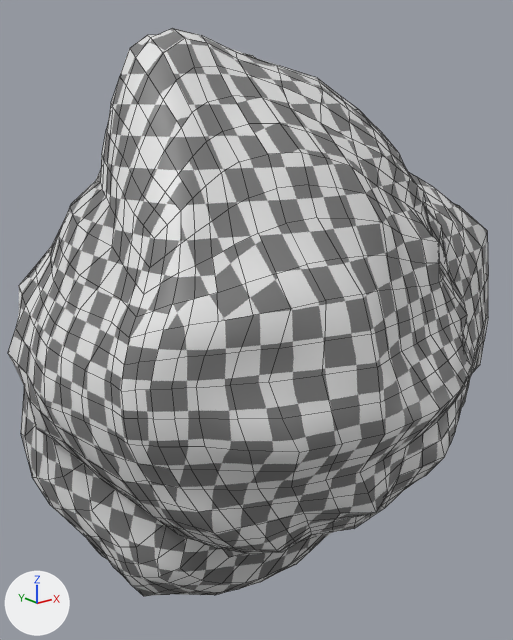
One commit to the Blender file data/models/asteroid/asteroid_0.blend: the scene before it, then after it.
The view is the same before and after, from a 50 mm camera at (-4.64, -5.31, 2.13) aimed at (-0.06, 0.42, -0.16). Every picture has the same lights, and +X, +Y and +Z are marked at lower left. Mesh edges are drawn as thin lines.

Objects in the first picture: 'Asteroid'.
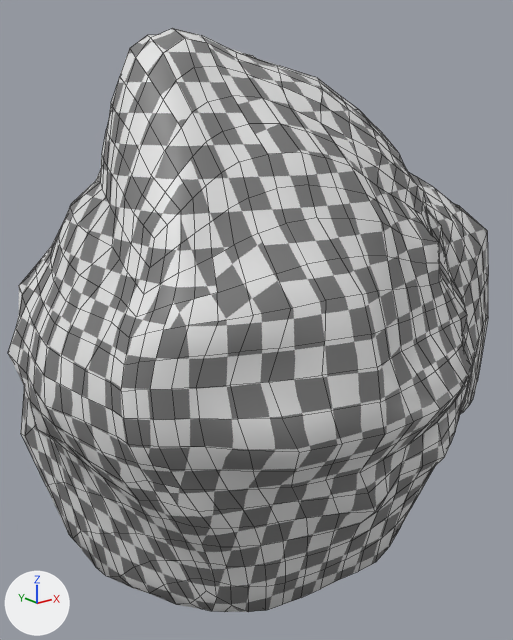
The newer file is also turned or shifted as a whole; pictures and numbers use the older file's frame.

Location of each change, (x1, y1, x2, y2) in pixels of the pictures (513 x 640 px; the box of a moved part takes in the faces that stretch with it):
'Asteroid', reshaped, surface changed
    before: (8, 28, 488, 596)
    after: (8, 28, 488, 612)
part 1 of me_cube, moved or reshaped
    before: (21, 318, 488, 596)
    after: (21, 318, 488, 612)
part 2 of me_cube, surface changed
    both: (8, 38, 488, 512)

The change, as a diff of the scene's bpy script:
```diff
--- a/data/models/asteroid/asteroid_0.blend.py
+++ b/data/models/asteroid/asteroid_0.blend.py
@@ me_cube @@
 # used by ob_asteroid; location = (0.0, 0.0, 0.0)
-me_cube.from_pydata(...)  # 1538 vertices, 1536 faces; spans x -2.64..3.21, y -2.01..2.34, z -2.89..2.69
+me_cube.from_pydata(...)  # 1538 vertices, 1536 faces; spans x -2.64..3.21, y -2.01..2.3, z -2.38..2.69
+# me_cube part 1: 568 of 1538 vertices moved; they spanned x -2.45..3.18, y -1.77..2.34, z -2.89..0.23 and now span x -2.28..3.15, y -1.76..2.3, z -2.38..0.23; mean shift (0.03, -0.03, -0.17); largest move (0.56, -0.95, -1.59) -> (0.57, -0.94, -2.37)
+# me_cube part 2: texture (UV) coordinates of 1327 of 1536 faces, centred in x -2.59..3.15, y -1.98..2.29, z -2.88..2.48, changed; they spanned u 0.11..1.06, v 0.05..0.96 and now span u 0.11..1.03, v 0.12..0.97
 me_cube.materials.append(mat_material)
```
